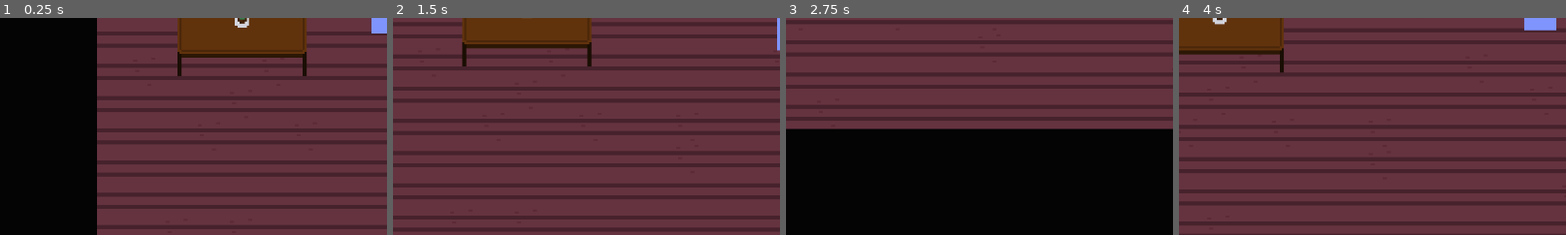
Above: before the commit, frames 1-4 (left to right).
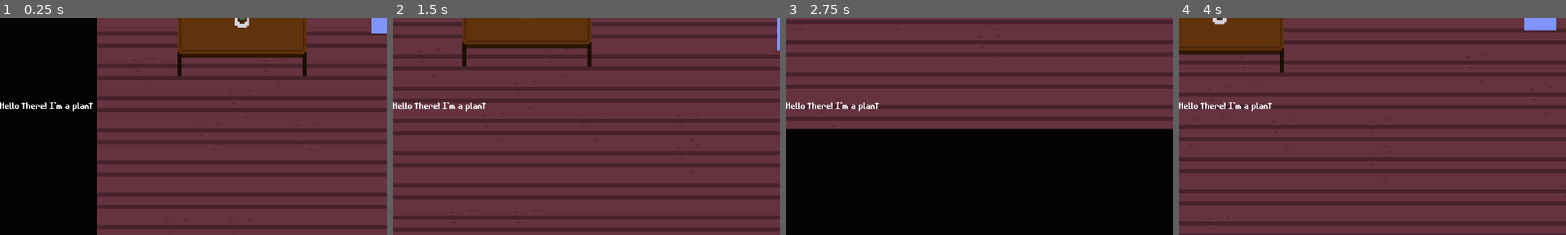
Above: after the commit, the same moments.

Repository: MarinaFlynne/horror-game
Game: Godot game, scene res://Scenes/Levels/house.tscn
The game is run twice, just before and just after one commit, with the same random seed, the same clock (stepped at 60 frames per second) and the same inputs. The project has no main scene, so this scene is started directly.
Inputs (mouse positions are % of the whole screen's width and height, from its top left):
- Up to frame 1 (0.25 s): no input
- Up to frame 2 (1.5 s): tap Enter at 0.5 s; move the mouse to (72, 45) at 0.52 s; hold D (move_right) 0.53-1.28 s; move the mouse to (30, 55) at 1.27 s; hold S (move_down) from 1.28 s (still down)
- Up to frame 3 (2.75 s): move the mouse to (60, 28) at 2.02 s; release S (move_down) at 2.03 s; hold D (move_right) from 2.03 s (still down)
- Up to frame 4 (4 s): move the mouse to (45, 70) at 2.77 s; release D (move_right) at 2.78 s; hold W (move_up) 2.78-3.53 s; move the mouse to (80, 65) at 3.52 s; hold A (move_left) from 3.53 s (still down)
The pictures show only the part of the screen within x 0-50%, y 50-100%; the shares and areas given below are measured in that part.

The runs differ from the first frame. In frame 1, 0.4% of the frame differs, in the area x 0-25%, y 38-44%; in frame 2, 0.4%; in frame 3, 0.4%; in frame 4, 0.4%.

Commit message:
added interactable objects

Diff:
--- a/InteractComp.gd
+++ b/InteractComp.gd
@@ -24,23 +24,25 @@
 	pass
 
 ## Takes a list of interactable objects and returns the closest one to the player
-func get_closest_interactable(interactables: Array[Area2D]) -> Area2D:
+func get_closest_interactable() -> Area2D:
+	# Array of all areas overlapping with the interaction area (that it masks)
+	var interactables = interaction_area.get_overlapping_areas()
 	assert(!interactables.is_empty(), "ERROR: Interactables list cannot be empty.")
 	if interactables.size() == 1:
 		return interactables[0]
 	# Iterate through all interactables to find the one that is closest to the player.
-	var player_pos = player_center.position
+	var player_pos = player_center.global_position
 	var closest_interactable = interactables[0]
-	var smallest_distance = player_pos.distance_to(interactables[0].position)
+	var smallest_distance = player_pos.distance_to(interactables[0].global_position)
 	for interactable in interactables:
-		var distance_to_player = player_pos.distance_to(interactable.position)
+		var distance_to_player = player_pos.distance_to(interactable.global_position)
 		if distance_to_player <=smallest_distance:
 			smallest_distance = distance_to_player
 			closest_interactable = interactable
 	# Now closest_interactable is the closest interactable to the player.
 	return closest_interactable
 
-func interaction_update():
+func interaction_update(area: Area2D):
 	if is_interaction_enabled:
 		# Array of all areas overlapping with the interaction area (that it masks)
 		var interactables_within_reach = interaction_area.get_overlapping_areas()
--- a/Scenes/Levels/house.tscn
+++ b/Scenes/Levels/house.tscn
@@ -8,6 +8,11 @@
 [ext_resource type="Texture2D" uid="uid://f8vhnj8s4yk3" path="res://Sprites/Objects/table.png" id="5_ocn3o"]
 [ext_resource type="Texture2D" uid="uid://b00vbvlklv5f5" path="res://Sprites/Objects/plant.png" id="6_wh48i"]
 [ext_resource type="Texture2D" uid="uid://bf47c60qq4d2k" path="res://Sprites/Objects/big_table.png" id="7_g3fhf"]
+[ext_resource type="PackedScene" uid="uid://d2fcgdlk7t8wq" path="res://Scenes/Objects/interactable_object.tscn" id="9_tus1t"]
+[ext_resource type="FontFile" uid="uid://dgett6l8rj4vm" path="res://Fonts/PixNull.ttf" id="10_n322w"]
+
+[sub_resource type="Theme" id="Theme_w25w0"]
+default_font = ExtResource("10_n322w")
 
 [node name="House" type="Node2D"]
 
@@ -97,3 +102,19 @@
 "sneak": 50,
 "walk": 80
 }
+
+[node name="InteractableObject" parent="." instance=ExtResource("9_tus1t")]
+position = Vector2(128, -164)
+
+[node name="InteractableObject2" parent="." instance=ExtResource("9_tus1t")]
+position = Vector2(149, -164)
+
+[node name="CanvasLayer" type="CanvasLayer" parent="."]
+
+[node name="RichTextLabel" type="RichTextLabel" parent="CanvasLayer"]
+custom_minimum_size = Vector2(1152, 200)
+offset_top = 448.0
+offset_right = 1152.0
+offset_bottom = 648.0
+theme = SubResource("Theme_w25w0")
+text = "Hello there! I'm a plant"
--- a/Scenes/Objects/interactable_object.tscn
+++ b/Scenes/Objects/interactable_object.tscn
@@ -6,6 +6,8 @@
 size = Vector2(8, 16)
 
 [node name="InteractableObject" type="Area2D"]
+collision_layer = 4
+collision_mask = 0
 
 [node name="CollisionShape2D" type="CollisionShape2D" parent="."]
 shape = SubResource("RectangleShape2D_i5gti")
--- a/Scenes/Objects/player.gd
+++ b/Scenes/Objects/player.gd
@@ -25,6 +25,8 @@
 		flashlight_component.enable_light()
 	elif light_enabled == false:
 		flashlight_component.disable_light()
+	if Input.is_action_just_pressed("interact"):
+		print(interact_component.get_closest_interactable())
 
 func _physics_process(_delta):
 	var direction = get_input_direction()
@@ -69,13 +71,21 @@
 	# Disable camera smoothing, so that the camera teleports instead of panning over.
 	# Store the original smoothing val so that we can reset it to its
 	# original value afterwards (just in case smoothing was disabled for some reason).
+	var original_cam_pos = camera_component.position
 	var original_smoothing_val: bool = camera_component.position_smoothing_enabled
 	camera_component.position_smoothing_enabled = false
 	move_component.teleport_to(self, teleport_position)
 	# Wait until the object has fully teleported to reset camera smoothing.
 	await get_tree().create_timer(0.001).timeout
 	camera_component.position_smoothing_enabled = original_smoothing_val
+	camera_component.position = original_cam_pos
 
 func _on_teleporter_entered(body, teleport_pos):
 	if body == self:
 		teleport_to(teleport_pos)
+
+func _on_interact_comp_interactable_in_reach():
+	print("INTERACTABLE IN REACH")
+
+func _on_interact_comp_interactables_out_of_reach():
+	print("INTERACTABLE OUT OF REACH")
--- a/Scenes/Objects/player.tscn
+++ b/Scenes/Objects/player.tscn
@@ -60,3 +60,6 @@
 [node name="CollisionShape2D" type="CollisionShape2D" parent="."]
 position = Vector2(8, 8)
 shape = SubResource("RectangleShape2D_6citr")
+
+[connection signal="interactable_in_reach" from="InteractComp" to="." method="_on_interact_comp_interactable_in_reach"]
+[connection signal="interactables_out_of_reach" from="InteractComp" to="." method="_on_interact_comp_interactables_out_of_reach"]
Binary file added: Fonts/CelticTime.ttf
Not shown, added: Fonts/CelticTime.ttf.import
Binary file added: Fonts/PixNull.ttf
Not shown, added: Fonts/PixNull.ttf.import
Not shown: 1 places in Scenes/Levels/house.tscn that only renumber resources
